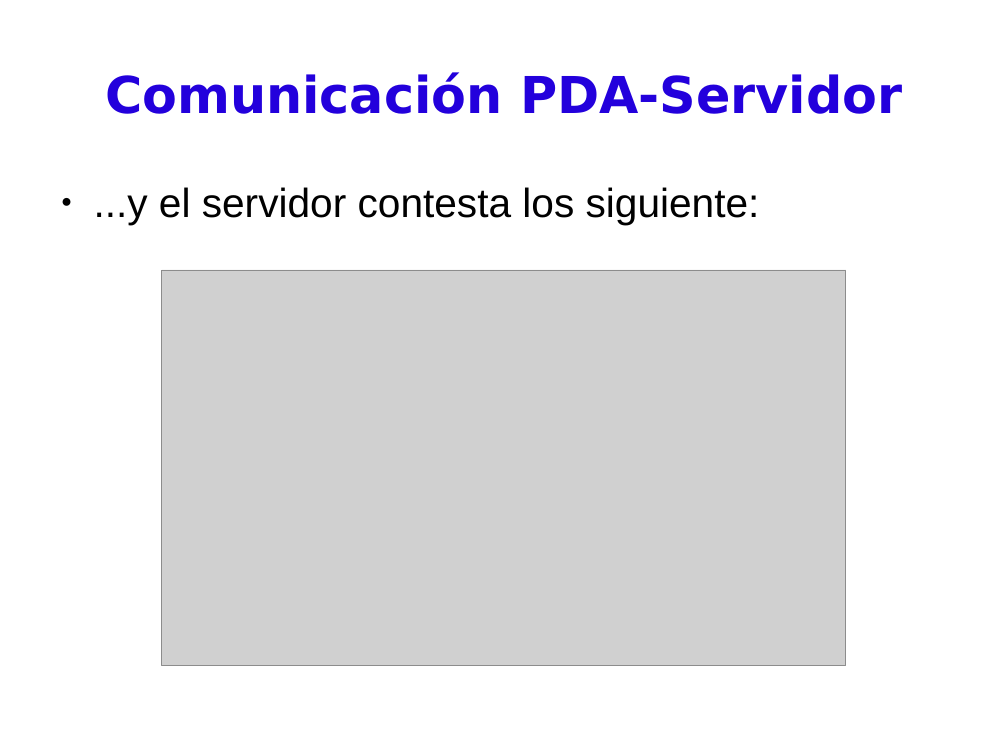
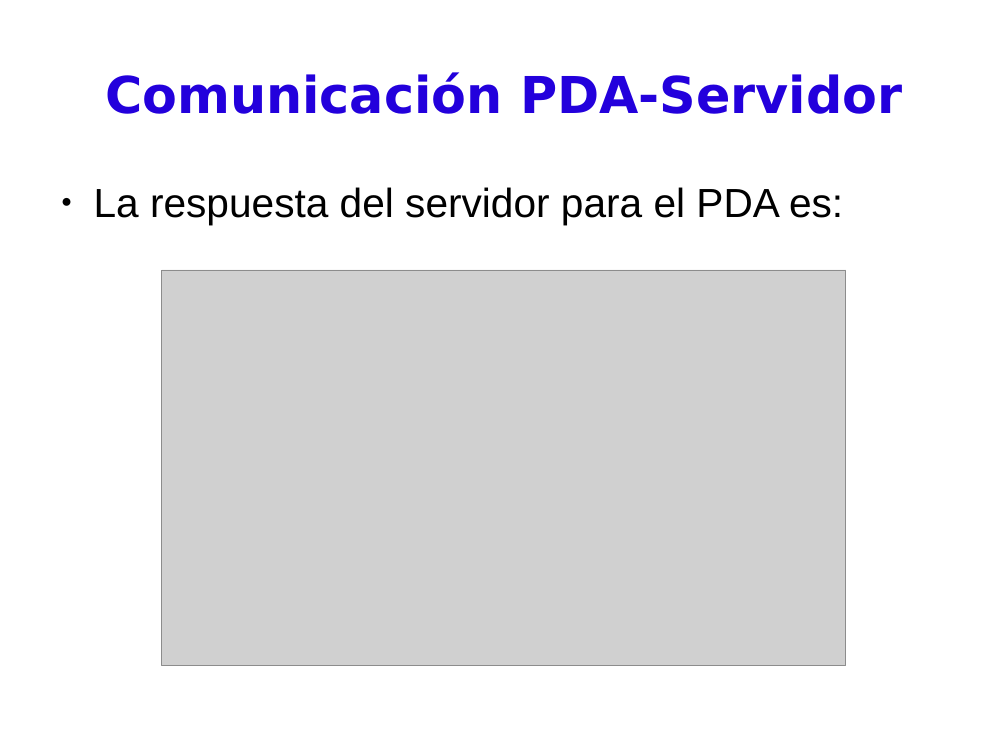
Before and after one commit to BackupTheBerlios/pdassii, a slide deck: slide 10 of Documentos/presentación.odp. Drawn at 1008x756 pixels with LibreOffice and Linux fonts; fonts in the diff are those of the drawing; grey boxes stand for pictures. Boxes give left, top, right and bottom in pixels: in the first picture for what was removed or moved away, otherwise in the second. Text is boxed around its words. In the diff, an @@ line names an element or a change of style, - is before the commit and + after.

```diff
--- a/Documentos/presentación.odp
+++ b/Documentos/presentación.odp
@@ text at (94, 187, 843, 225): text changed @@
-● ...y el servidor contesta los siguiente:
+● La respuesta del servidor para el PDA es:
```
Also in this commit, not shown: 11 other slides changed, 3 slides added, 7 slides removed.
